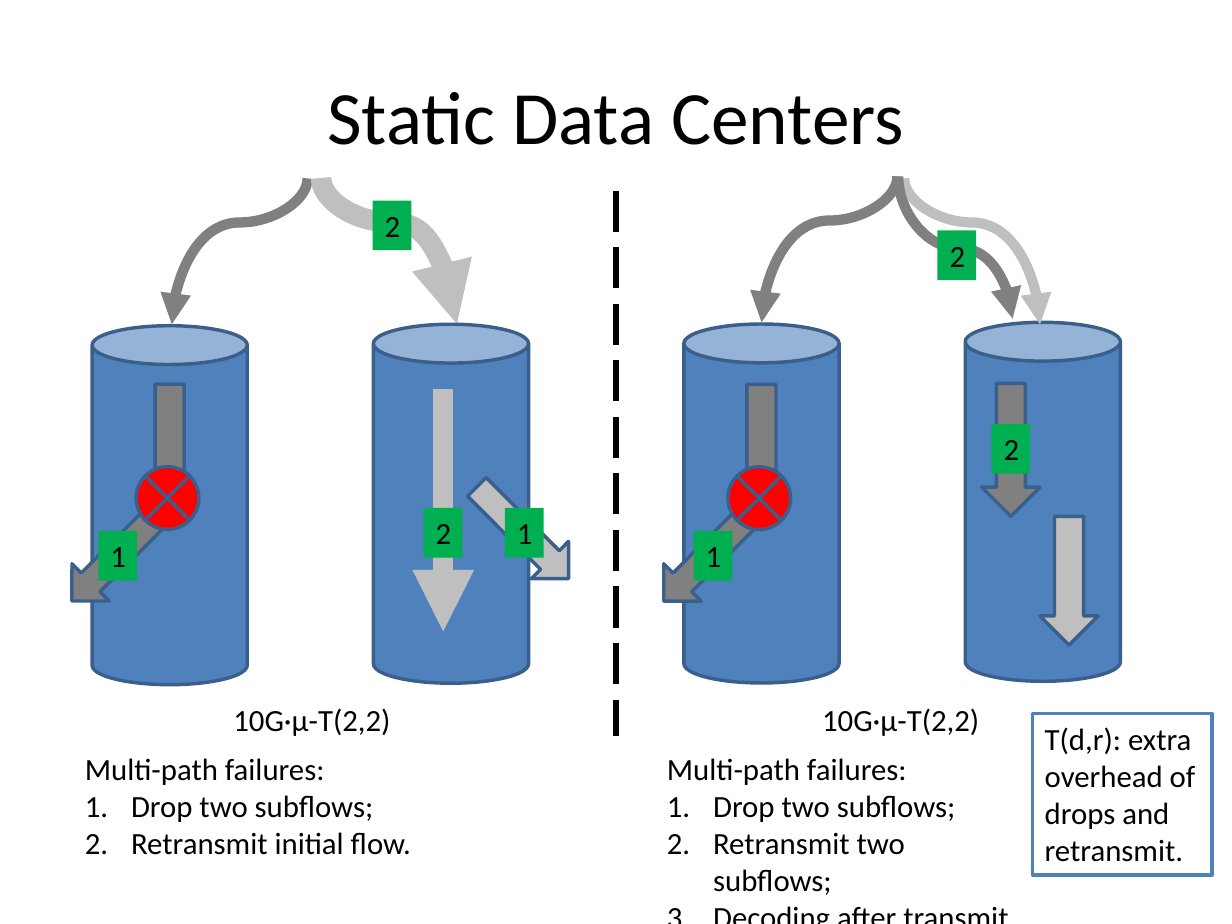
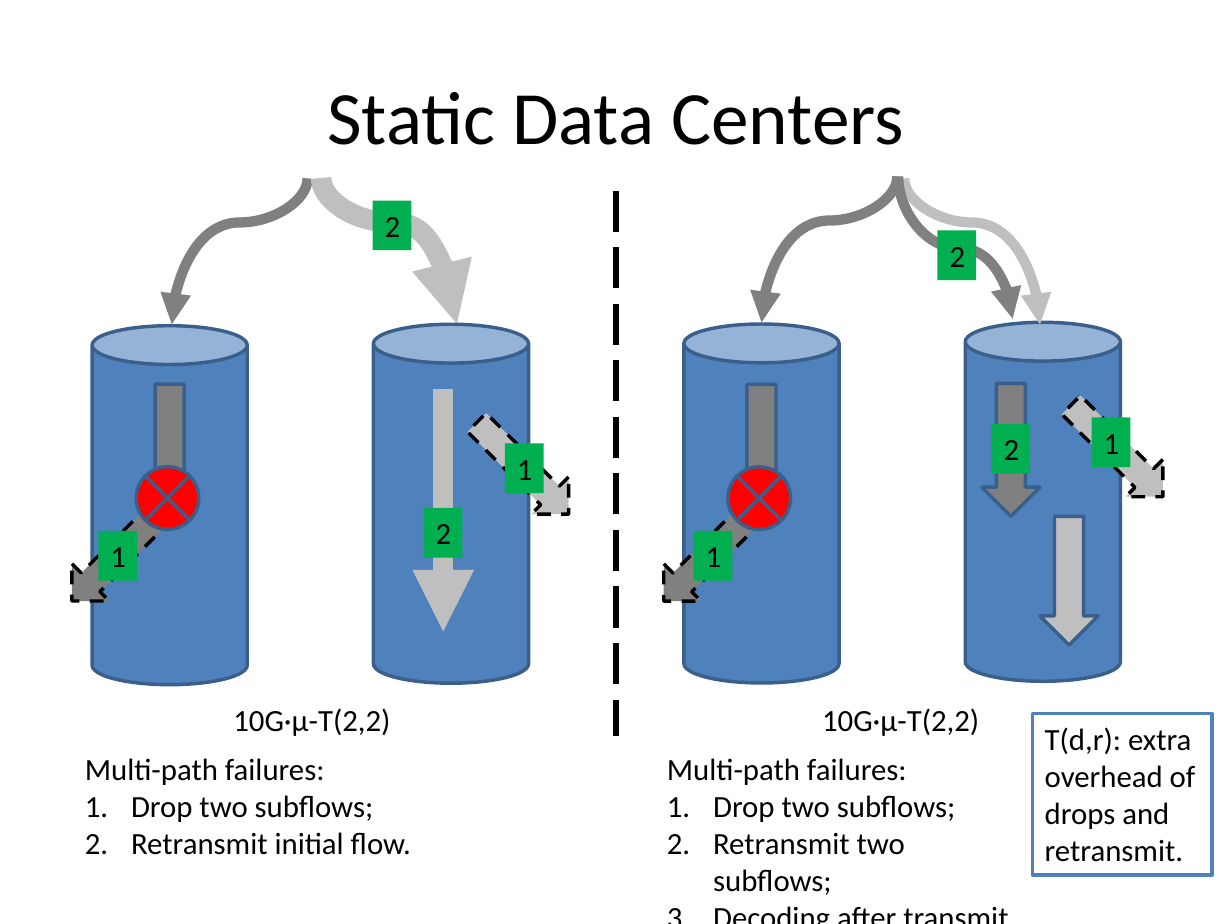
Before and after one commit to yongsen/data_center, a slide deck: slide 3 of Failures Handling for Multi-path TCP in Data Centers.pptx. Drawn at 1232x924 pixels with LibreOffice and Linux fonts; fonts in the diff are those of the drawing. Boxes give left, top, right and bottom in pixels: in the first picture for what was removed or moved away, otherwise in the second. Text is boxed around its words. In the diff, an @@ line names an element or a change of style, - is before the commit and + after.

Commit message:
Slides

```diff
--- a/Failures Handling for Multi-path TCP in Data Centers.pptx
+++ b/Failures Handling for Multi-path TCP in Data Centers.pptx
@@ down arrow added at [1052,386,1181,515], fill #BFBFBF, outline #000000 2 pt dashed @@
@@ down arrow: place and size @@
-down arrow at [459,468,587,597]
+down arrow at [459,403,587,532]
@@ outline #3A5F8C 2 pt to #000000 2 pt dashed in 3 elements at [53,491,182,619], [646,491,775,619], [459,403,587,532] @@
@@ rectangle added at [1092,418,1130,467], fill #00B050, 18 pt, text #000000 @@
+1
@@ rectangle "1": place and size @@
-rectangle "1" at [505,508,543,557]
+rectangle "1" at [505,444,543,493]
```
Also in this commit, not shown: 2 other slides changed, 10 other files.
